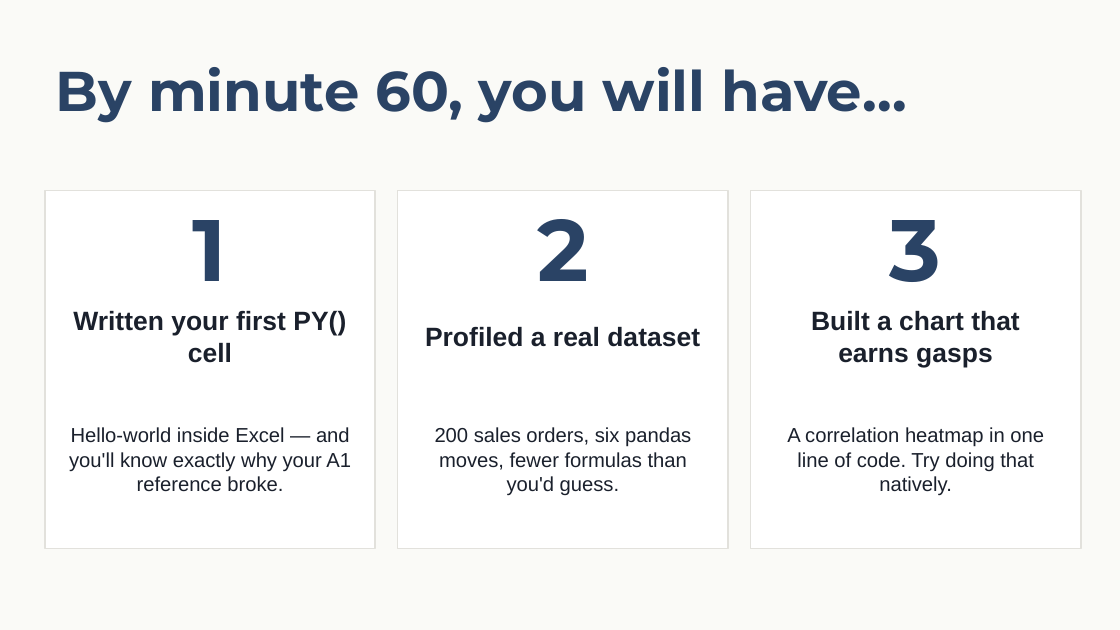
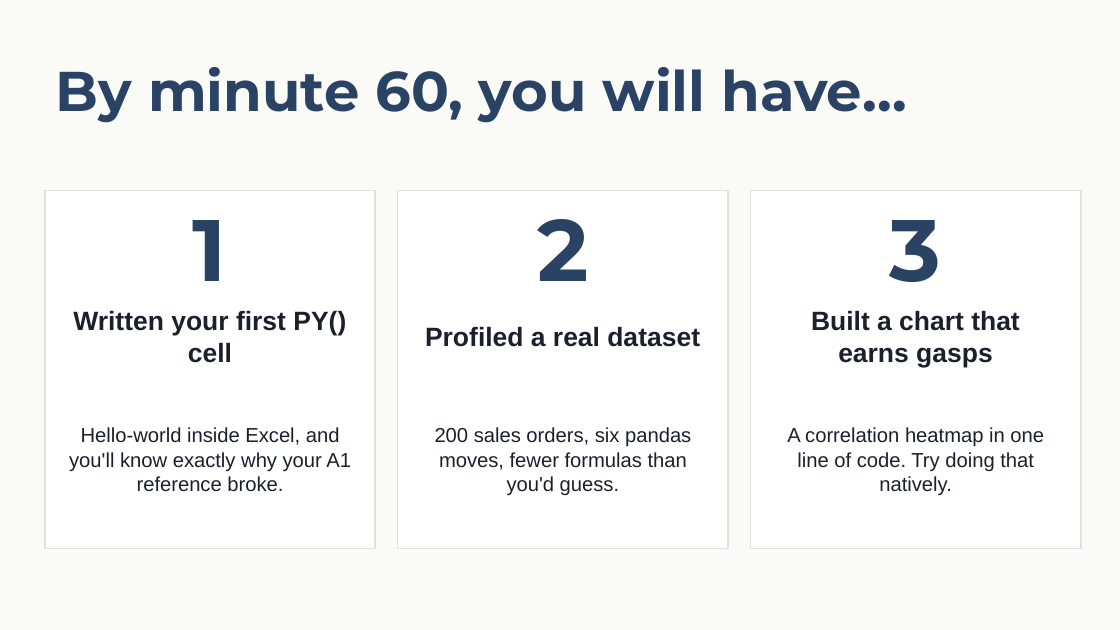
Before and after one commit to stringfestdata/python-in-excel-your-first-hour, a slide deck: slide 3 of python-in-excel-first-hour-deck.pptx. Drawn at 1120x630 pixels with LibreOffice and Linux fonts; fonts in the diff are those of the drawing. Boxes give left, top, right and bottom in pixels: in the first picture for what was removed or moved away, otherwise in the second. Text is boxed around its words. In the diff, an @@ line names an element or a change of style, - is before the commit and + after.

```diff
--- a/python-in-excel-first-hour-deck.pptx
+++ b/python-in-excel-first-hour-deck.pptx
@@ text at (69,427,351,492): text changed @@
-Hello-world inside Excel — and you'll know exactly why your A1 reference broke.
+Hello-world inside Excel, and you'll know exactly why your A1 reference broke.
```
Also in this commit, not shown: 14 other slides changed, 2 other files.
